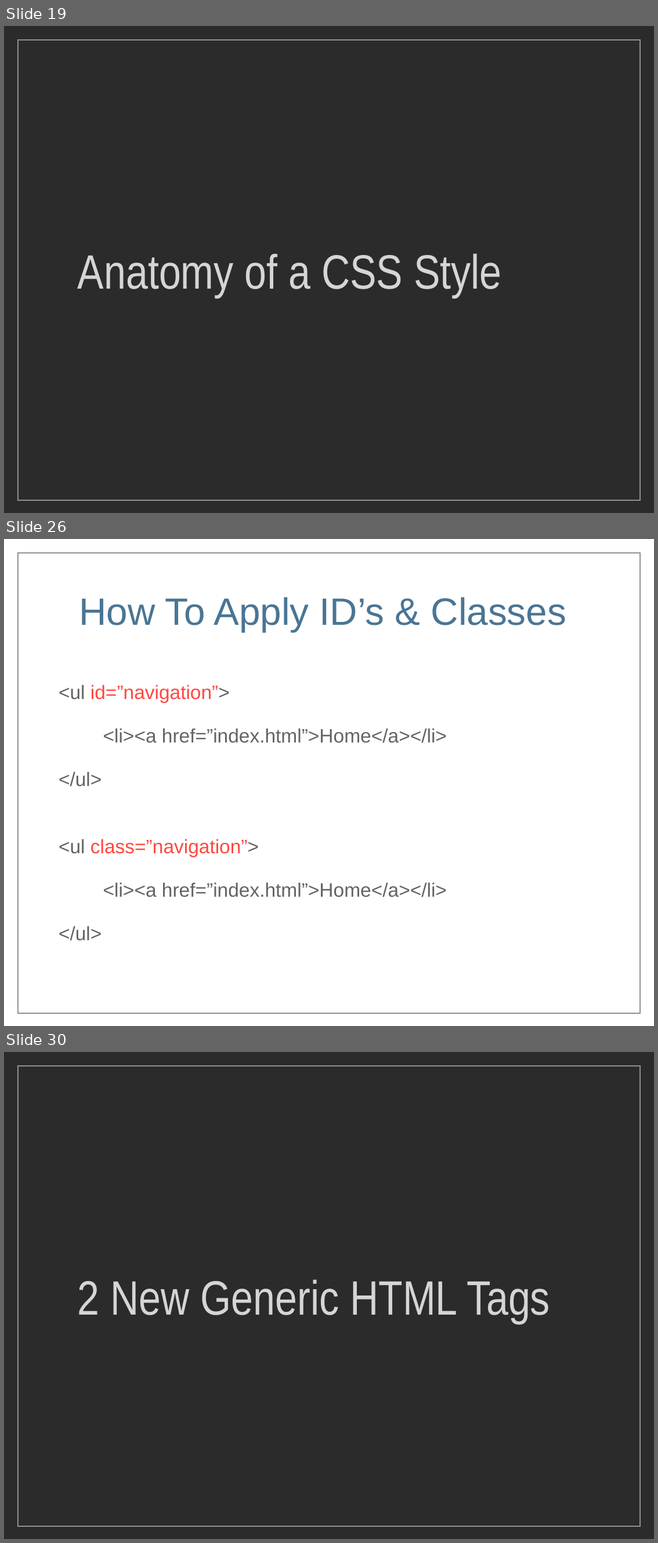
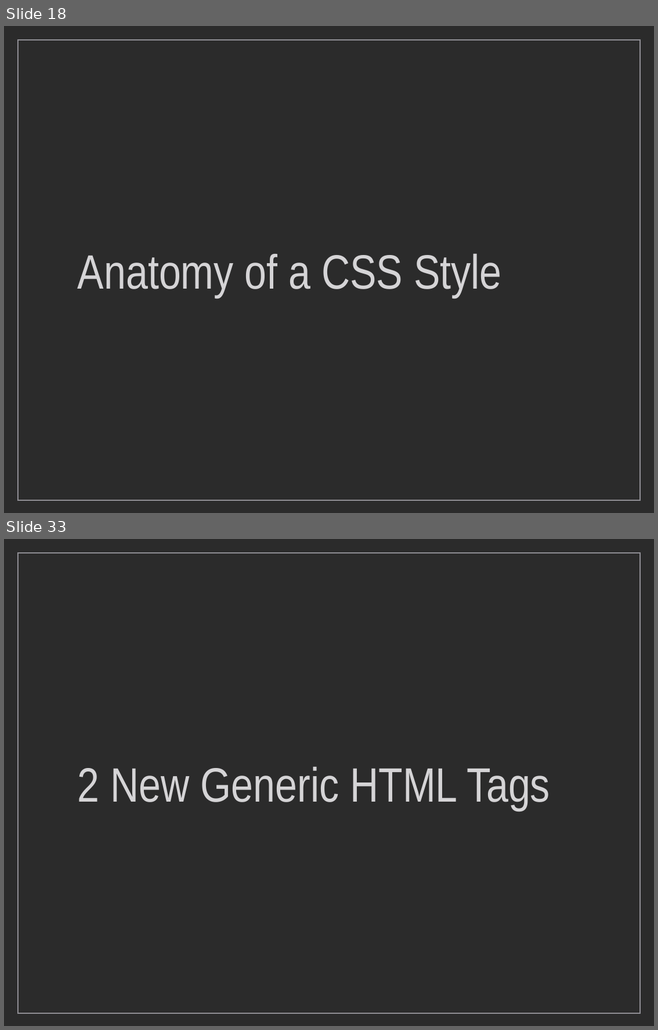
Before and after one commit to markdodgson/markdodgson-mohawk, a slide deck: images/keynotes/Week4_Keynote.ppt. Shown one above the other, each under a label of ours: slides 19, 26 and 30 before the commit, slides 18 and 33 after it; the slides between them are not shown. The pictures are 658x1543 and 658x1030 pixels, drawn with LibreOffice and Linux fonts; fonts in the diff are those of the drawing; background and template pictures are left out; a plain dark background stands for a picture behind light text. Boxes give left, top, right and bottom in pixels: in the first picture for what was removed or moved away, otherwise in the second. Text is boxed around its words. In the diff, an @@ line names an element or a change of style, - is before the commit and + after.

```diff
--- a/images/keynotes/Week4_Keynote.ppt
+++ b/images/keynotes/Week4_Keynote.ppt
@@ slide 26 removed at [4, 539, 654, 1026], background picture (left out); not listed: 1 template element that a slide beside it also shows @@
@@ title removed at [79, 597, 566, 632] @@
-How To Apply ID’s & Classes
@@ text removed at [59, 685, 447, 941] @@
-<ul id=”navigation”>
-    <li><a href=”index.html”>Home</a></li>
-</ul>
-<ul class=”navigation”>
-    <li><a href=”index.html”>Home</a></li>
-</ul>
@@ what was slide 19 is now slide 18 @@
@@ what was slide 30 is now slide 33 @@
```
Also in this commit, not shown: 20 slides changed, 7 slides added, 2 other slides removed, 42 other files.
